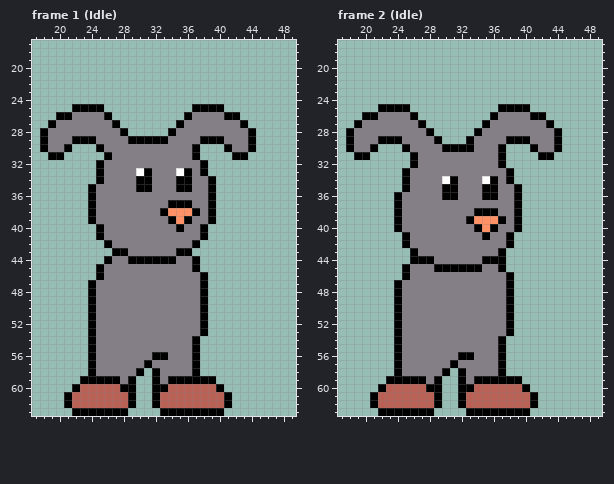
File history of a pixel-art file, Assets/Animation/Player/NewSpritesheets/Rework_Bemmy_Main.aseprite. This is how it looked before the edit.
64x64 pixels, 39 frames. Shown: frame 1 (Idle): x 17..49, y 17..63; frame 2 (Idle): x 17..49, y 17..63. The commit also changed other frames, which this record leaves out.
The result:
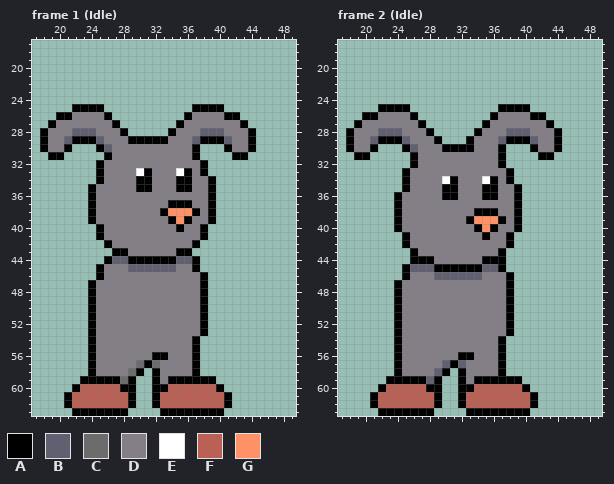
Palette (. is transparent): A #000000  B #606070  C #6c6c6c  D #847e87  E #ffffff  F #ba6156  G #ff9166
Change:
layer "smear" opacity 74% -> 100%
--- frame 1 (Idle), layer "smear"
@@ x 17..49 @@
 27 ..ADDDDDDDA.......ADDDDDDDA......
-28 .ADDDDDDDDDA.....ADDDDDDDDDA.....
-29 .ADDDAAADDDDAAAAADDDDAAADDDA.....
-30 .ADDA...ADDDDDDDDDDDA...ADDA.....
+28 .ADDDBBBDDDA.....ADDDBBBDDDA.....
+29 .ADDBAAABDDDAAAAADDDBAAABDDA.....
+30 .ADDA...ABDDDDDDDDDDA...ADDA.....
 31 ..AA.....ADDDDDDDDDDA....AA......
@@ x 25..38 @@
 43 ..AADDDDDDAA..
-44 .ADDAAAAAADDA.
-45 ADDDDDDDDDDDA.
+44 .ABBAAAAAABBA.
+45 ADDDBBBBBBDDA.
 46 ADDDDDDDDDDDDA
@@ x 26..34 @@
 56 DDDDDDAAD
-57 DDDDDADDD
-58 DDDDA.ADD
-59 AADA..ADA
+57 DDDDCACDD
+58 DDDCA.ADD
+59 AACA..ADA
 60 FFAA..AAF
--- frame 2 (Idle), layer "smear"
@@ x 17..49 @@
 27 ..ADDDDDDDA.......ADDDDDDDA......
-28 .ADDDDDDDDDA.....ADDDDDDDDDA.....
-29 .ADDDAAADDDDA...ADDDDAAADDDA.....
-30 .ADDA...ADDDDAAAADDDA...ADDA.....
+28 .ADDDBBBDDDA.....ADDDBBBDDDA.....
+29 .ADDBAAABDDDA...ADDDBAAABDDA.....
+30 .ADDA...ABDDDAAAADDDA...ADDA.....
 31 ..AA.....ADDDDDDDDDDA....AA......
@@ x 24..38 @@
 44 ..AAADDDDDDAAA.
-45 .ADDDAAAAAADDA.
-46 .ADDDDDDDDDDDDA
+45 .ABBBAAAAAABBA.
+46 .ADDDBBBBBBDDDA
 47 ADDDDDDDDDDDDDA
@@ x 26..34 @@
 56 DDDDDDAAD
-57 DDDDDADDD
-58 DDDDA.ADD
-59 AADA..ADA
+57 DDDDBABDD
+58 DDDBA.ADD
+59 AABA..ADA
 60 FFAA..AAF
